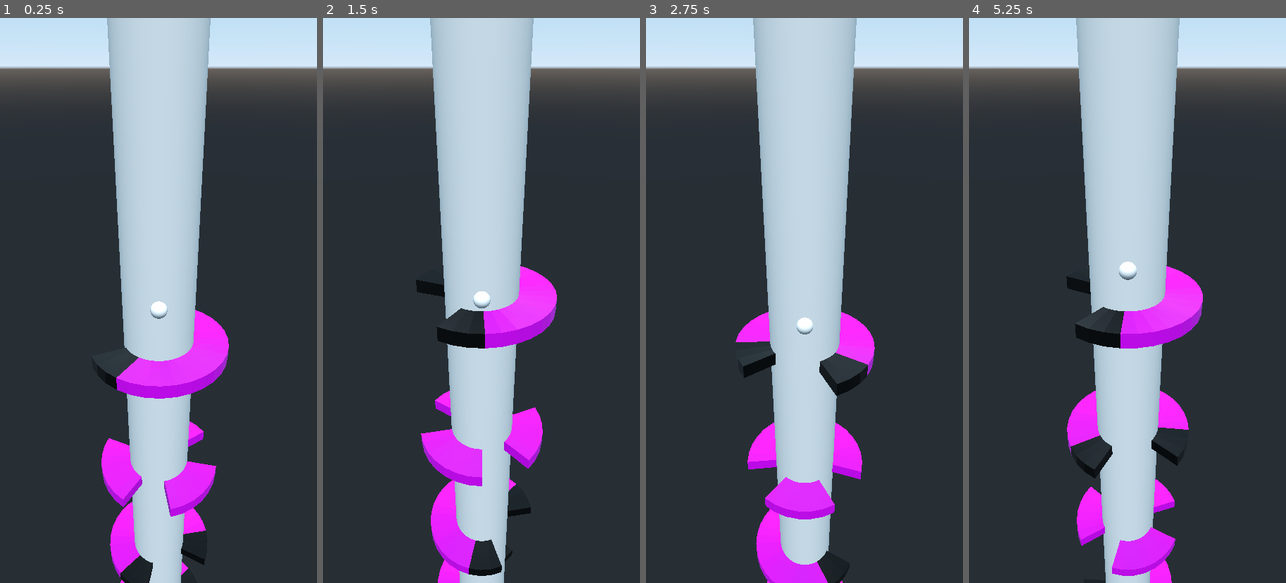
Above: before the commit, frames 1-4 (left to right).
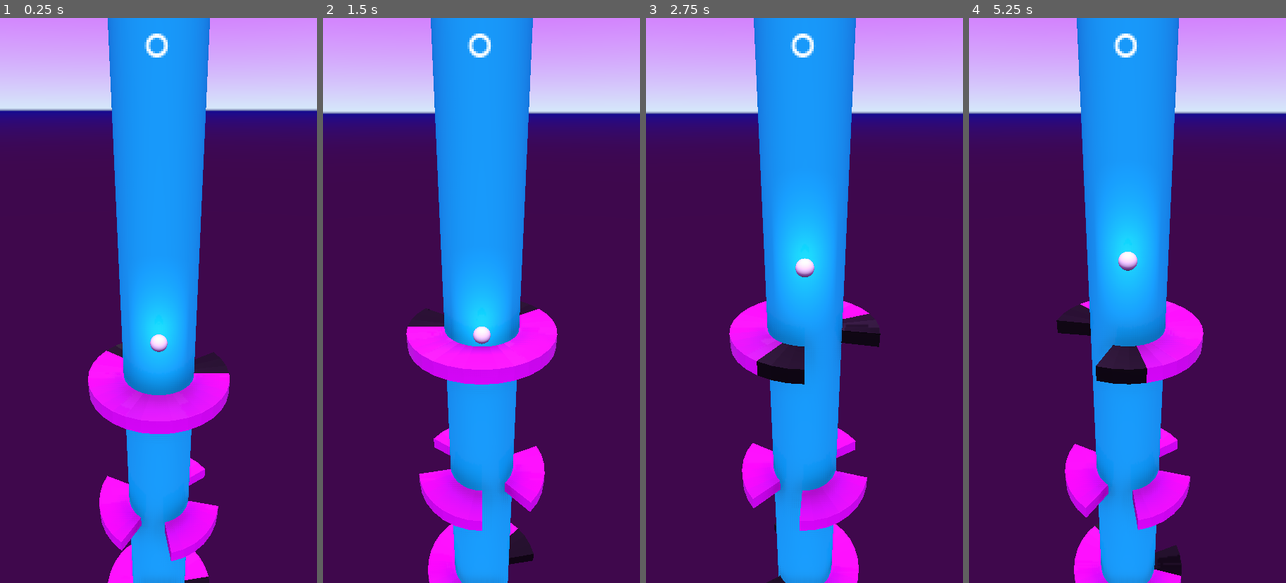
Above: after the commit, the same moments.

Repository: master172/Free-fall-clone
Game: Godot game, scene res://main/Main.tscn
Same seed, same stepped clock (60 frames per second), same inputs: the game is played once before the commit and once after it. The project has no main scene, so this scene is started directly.
Inputs (mouse positions are in pixels of both pictures, inside the frame that each line leads up to):
- Up to frame 1 (0.25 s): no input
- Up to frame 2 (1.5 s): move the mouse to (551, 272) at 0.52 s; hold Right (ui_right) 0.53-1.25 s; click (551, 272) at 0.67 s; drag from (418, 328) to (465, 413) at 1.27 s
- Up to frame 3 (2.75 s): move the mouse to (836, 176) at 2.02 s; hold Right (ui_right) from 2.03 s (still down)
- Up to frame 4 (5.25 s): release Right (ui_right) at 2.75 s; drag from (1111, 413) to (1032, 215) at 2.77 s; move the mouse to (1222, 385) at 3.52 s; hold Left (ui_left) 3.53-4.25 s; drag from (1032, 215) to (1079, 159) at 4.27 s; move the mouse to (1143, 300) at 5.02 s; hold Left (ui_left) from 5.03 s (still down); click (1143, 300) at 5.17 s

The runs differ from the first frame. In frame 1, 99% of the frame differs, in the area x 0-100%, y 0-100%; in frame 2, 100%; in frame 3, 99%; in frame 4, 100%.

Commit message:
High-score, Visuals and super_speed

Diff:
--- a/Bounce test/Bouncing ball.gd
+++ b/Bounce test/Bouncing ball.gd
@@ -10,10 +10,24 @@
 
 var prev_lowest = 0
 
+var super_speed = false
+
+var distance_to_super_speed = 60
+
+var prev_contact = 0
 signal spawn
 signal delete
 
+
 func _physics_process(delta):
+
+	if distance_to_super_speed <= 0:
+		super_speed = true
+
+	if self.translation.y <= prev_contact - 5:
+		distance_to_super_speed -= 3
+
+
 	if translation.y <= lowest:
 		lowest = translation.y
 
@@ -21,10 +35,24 @@
 		if prev_lowest -20 > lowest:
 			prev_lowest = lowest
 			emit_signal("spawn")
-			print("spawn")
+
+
+
 
 	var collision = move_and_collide(velocity * delta)
 	if collision:
+		var body = collision.get_collider()
+
+		if super_speed == false:
+			if body.is_in_group("Black"):
+				get_tree().reload_current_scene()
+		elif super_speed == true:
+			body.queue_free()
+			super_speed = false
+
+		distance_to_super_speed = 60
+		prev_contact = self.translation.y
+
 		first_collision = true
 		reflect = collision.remainder.bounce(collision.normal)
 		velocity = velocity.bounce(collision.normal)
@@ -38,8 +66,3 @@
 		velocity.y -= 9.8 * delta
 		velocity.y = clamp(velocity.y,-50,5)
 		move_and_slide(velocity)
-
-
-func _on_Area_body_entered(body:Node):
-	if body.is_in_group("Black"):
-		get_tree().reload_current_scene()
--- a/Bounce test/Bouncing ball.tscn
+++ b/Bounce test/Bouncing ball.tscn
@@ -1,13 +1,10 @@
-[gd_scene load_steps=5 format=2]
+[gd_scene load_steps=4 format=2]
 
 [ext_resource path="res://Bounce test/Bouncing ball.gd" type="Script" id=1]
 
 [sub_resource type="BoxShape" id=10]
 
 [sub_resource type="SphereMesh" id=8]
-
-[sub_resource type="BoxShape" id=11]
-extents = Vector3( 1.1, 1.1, 1.1 )
 
 [node name="Ball" type="KinematicBody" groups=["player"]]
 axis_lock_motion_x = true
@@ -21,10 +18,3 @@
 
 [node name="SoftBody" type="MeshInstance" parent="."]
 mesh = SubResource( 8 )
-
-[node name="Area" type="Area" parent="."]
-
-[node name="CollisionShape" type="CollisionShape" parent="Area"]
-shape = SubResource( 11 )
-
-[connection signal="body_entered" from="Area" to="." method="_on_Area_body_entered"]
--- a/autoload/Utils.gd
+++ /dev/null
@@ -1,13 +0,0 @@
-extends Node
-
-
-func _ready():
-	pass
-
-
-func get_Instancer():
-	return get_node("/root/Main/Pole/Spatial/Instancer")
-
-
-func _get_enemy_pole():
-	return get_node("/root/Main/Pole/Spatial")
--- a/library/Pole.tscn
+++ b/library/Pole.tscn
@@ -1,6 +1,9 @@
-[gd_scene load_steps=3 format=2]
+[gd_scene load_steps=4 format=2]
 
 [ext_resource path="res://library/Pole.gd" type="Script" id=1]
+
+[sub_resource type="SpatialMaterial" id=2]
+albedo_color = Color( 0, 0.811765, 1, 1 )
 
 [sub_resource type="CylinderMesh" id=1]
 
@@ -9,6 +12,7 @@
 
 [node name="MeshInstance" type="MeshInstance" parent="."]
 transform = Transform( 1, 0, 0, 0, 10, 0, 0, 0, 1, 0, 0, 0 )
+material_override = SubResource( 2 )
 mesh = SubResource( 1 )
 
 [node name="Spawn_positions" type="Spatial" parent="."]
--- a/library/assest_1.tscn
+++ b/library/assest_1.tscn
@@ -39,7 +39,7 @@
 [sub_resource type="ConcavePolygonShape" id=4]
 data = PoolVector3Array( -0.3827, -1, 0.9239, -0.5556, 1, 0.8315, -0.3827, 1, 0.9239, -0.3827, -1, 0.9239, -0.5556, -1, …(5705 unchanged characters)…
 
-[node name="assest_1" type="StaticBody"]
+[node name="assest_1" type="StaticBody" groups=["Obstacle"]]
 
 [node name="Cylinder" type="MeshInstance" parent="."]
 transform = Transform( 2, 0, 0, 0, 0.2, 0, 0, 0, 2, 0, 0, 0 )
--- a/library/assest_2.tscn
+++ b/library/assest_2.tscn
@@ -20,7 +20,7 @@
 [sub_resource type="ConcavePolygonShape" id=2]
 data = PoolVector3Array( 0, -1, -1, 0.1951, 1, -0.9808, 0, 1, -1, 0, -1, -1, 0.1951, -1, -0.9808, 0.1951, 1, -0.9808, 0 …(17031 unchanged characters)…
 
-[node name="assest_2" type="StaticBody"]
+[node name="assest_2" type="StaticBody" groups=["Obstacle"]]
 collision_layer = 3
 
 [node name="Cylinder" type="MeshInstance" parent="."]
--- a/main/Inf_pole.gd
+++ b/main/Inf_pole.gd
@@ -16,12 +16,14 @@
 onready var pole = preload("res://library/Pole.tscn")
 
 var num_pole_loaded = 2
+var score :int = 0
 
 var prev_lowest = 0
 
 onready var Top_pole = $MeshInstance
 onready var players_follower = $Follower
 onready var Player = $Player
+onready var score_label = get_node("%Score_Label")
 
 signal swiped(direction)
 signal swipe_cancelled(start_position)
@@ -75,9 +77,16 @@
 		first_pole_deleted = true
 
 func _physics_process(delta):
+	score_label.text = String(score)
 	if prev_lowest > Player.lowest:
 		prev_lowest = Player.lowest
 		players_follower.translation.y = Player.lowest + 5
 
 	if is_instance_valid(Top_pole):
 		Top_pole.rotation_degrees.y = $Pole.rotation_degrees.y
+
+
+func _on_Area_body_entered(body:Node):
+	if body.is_in_group("Obstacle"):
+		body.queue_free()
+		score += 1
--- a/main/Instancer.gd
+++ /dev/null
@@ -1,30 +0,0 @@
-extends Spatial
-
-const Asset_1 = preload("res://library/assest_1.tscn")
-const Asset_2 = preload("res://library/assest_2.tscn")
-
-var rng = RandomNumberGenerator.new()
-var rng2 = RandomNumberGenerator.new()
-func _ready():
-	pass
-
-
-func instance():
-	rng.randomize()
-	var rand_number = rng.randi_range(0,1)
-	if rand_number == 1:
-		var asset_1 = Asset_1.instance()
-		asset_1.translation = self.translation
-		rng2.randomize()
-		var rotat = rng.randf_range(0.0,360.0)
-		asset_1.rotation_degrees.y = rotat
-		var enemy_pole = Utils._get_enemy_pole()
-		enemy_pole.add_child(asset_1)
-	elif rand_number == 0:
-		var asset_2 = Asset_2.instance()
-		asset_2.translation = self.translation
-		rng2.randomize()
-		var rotat = rng.randf_range(0.0,360.0)
-		asset_2.rotation_degrees.y = rotat
-		var enemy_pole = Utils._get_enemy_pole()
-		enemy_pole.add_child(asset_2)
--- a/main/Main.tscn
+++ b/main/Main.tscn
@@ -1,16 +1,44 @@
-[gd_scene load_steps=8 format=2]
+[gd_scene load_steps=14 format=2]
 
 [ext_resource path="res://Bounce test/Bouncing ball.tscn" type="PackedScene" id=1]
 [ext_resource path="res://main/Rot_helper.gd" type="Script" id=2]
 [ext_resource path="res://main/Inf_pole.gd" type="Script" id=3]
 [ext_resource path="res://library/Pole.tscn" type="PackedScene" id=4]
 [ext_resource path="res://library/assest_1.tscn" type="PackedScene" id=5]
+[ext_resource path="res://assests/Organo font/Organo.ttf" type="DynamicFontData" id=6]
 
 [sub_resource type="RectangleShape2D" id=3]
 custom_solver_bias = 1.0
 extents = Vector2( 240, 427 )
 
+[sub_resource type="DynamicFont" id=9]
+font_data = ExtResource( 6 )
+
+[sub_resource type="SpatialMaterial" id=6]
+albedo_color = Color( 0, 0.811765, 1, 1 )
+
 [sub_resource type="CylinderMesh" id=4]
+
+[sub_resource type="BoxShape" id=8]
+extents = Vector3( 6.07171, 1, 5.66777 )
+
+[sub_resource type="ProceduralSky" id=7]
+sky_top_color = Color( 0.827451, 0, 1, 1 )
+ground_bottom_color = Color( 0.247059, 0.0352941, 0.301961, 1 )
+ground_horizon_color = Color( 0.0352941, 0.0431373, 0.588235, 1 )
+
+[sub_resource type="Environment" id=5]
+background_mode = 2
+background_sky = SubResource( 7 )
+background_color = Color( 0.0313726, 0, 1, 1 )
+ambient_light_color = Color( 1, 1, 1, 1 )
+ss_reflections_enabled = true
+ssao_enabled = true
+ssao_radius = 2.38
+ssao_intensity = 2.35
+dof_blur_far_quality = 2
+adjustment_brightness = 1.09
+adjustment_saturation = 0.83
 
 [node name="Main" type="Spatial"]
 script = ExtResource( 3 )
@@ -24,9 +52,6 @@
 [node name="Pole2" parent="Pole" instance=ExtResource( 4 )]
 transform = Transform( 1, 0, -2.98023e-08, 0, 1, 0, 2.98023e-08, 0, 1, 0, -20, 0 )
 
-[node name="DirectionalLight" type="DirectionalLight" parent="."]
-transform = Transform( 1, 0, 0, 0, 0.333132, 0.94288, 0, -0.94288, 0.333132, 0, -9.24016, 9 )
-
 [node name="Timer" type="Timer" parent="."]
 one_shot = true
 
@@ -37,16 +62,27 @@
 [node name="TouchScreenButton" type="TouchScreenButton" parent="Control"]
 shape = SubResource( 3 )
 
+[node name="Score_Label" type="Label" parent="Control"]
+unique_name_in_owner = true
+margin_left = 176.0
+margin_top = 24.0
+margin_right = 216.0
+margin_bottom = 40.0
+rect_scale = Vector2( 3, 3 )
+custom_fonts/font = SubResource( 9 )
+align = 1
+
 [node name="Debug_camera" type="Camera" parent="."]
 transform = Transform( 1, 0, 0, 0, 1, 0, 0, 0, 1, 0, 0, 20.562 )
 far = 8192.0
 
 [node name="MeshInstance" type="MeshInstance" parent="."]
 transform = Transform( 1, 0, 0, 0, 10, 0, 0, 0, 1, 0, 7.30604, 0 )
+material_override = SubResource( 6 )
 mesh = SubResource( 4 )
 
 [node name="assest_1" parent="MeshInstance" instance=ExtResource( 5 )]
-transform = Transform( 1, 0, 0, 0, 0.1, 0, 0, 0, 1, 0, -1, 0 )
+transform = Transform( -0.0483442, 0, -0.998831, 0, 0.1, 0, 0.998831, 0, -0.0483442, 0, -1, 0 )
 
 [node name="InterpolatedCamera" type="InterpolatedCamera" parent="."]
 transform = Transform( 1, 0, 0, 0, 0.866025, 0.5, 0, -0.5, 0.866025, 0, 1.00409, 9.5 )
@@ -58,12 +94,36 @@
 process_mode = 0
 
 [node name="Follower" type="Position3D" parent="."]
-transform = Transform( 1, 0, 0, 0, 0.866026, 0.5, 0, -0.5, 0.866026, 0, 1.00409, 9.5 )
+transform = Transform( 1, 0, 0, 0, 0.906308, 0.422618, 0, -0.422618, 0.906308, 0, 1.00409, 9.5 )
+
+[node name="Area" type="Area" parent="Follower"]
+
+[node name="CollisionShape" type="CollisionShape" parent="Follower/Area"]
+transform = Transform( 1, 0, 0, 0, 0.906308, -0.422618, 0, 0.422618, 0.906308, 0, 4.14828, -8.33717 )
+shape = SubResource( 8 )
 
 [node name="Player" parent="." instance=ExtResource( 1 )]
 transform = Transform( 0.2, 0, 0, 0, 0.2, 0, 0, 0, 0.2, 0, 0.00409162, 1.5 )
 
+[node name="DirectionalLight" type="DirectionalLight" parent="Player"]
+transform = Transform( 5, 0, 0, 0, 2.09528, 4.5398, 0, -4.5398, 2.09528, 0, 12.8759, 26.1229 )
+light_specular = 0.665
+light_bake_mode = 2
+directional_shadow_blend_splits = true
+directional_shadow_max_distance = 94.5
+
+[node name="OmniLight" type="OmniLight" parent="Player"]
+omni_range = 2.0258
+
+[node name="GIProbe" type="GIProbe" parent="Player"]
+transform = Transform( 5, 0, 0, 0, 5, 0, 0, 0, 5, 0, -0.0204581, -7.5 )
+extents = Vector3( 11.397, 11.6215, 11.9421 )
+
+[node name="WorldEnvironment" type="WorldEnvironment" parent="."]
+environment = SubResource( 5 )
+
 [connection signal="timeout" from="Timer" to="." method="_on_Timer_timeout"]
 [connection signal="pressed" from="Control/TouchScreenButton" to="Pole" method="_on_TouchScreenButton_pressed"]
 [connection signal="released" from="Control/TouchScreenButton" to="Pole" method="_on_TouchScreenButton_released"]
+[connection signal="body_entered" from="Follower/Area" to="." method="_on_Area_body_entered"]
 [connection signal="spawn" from="Player" to="." method="_on_Player_spawn"]
--- a/main/Rot_helper.gd
+++ b/main/Rot_helper.gd
@@ -15,9 +15,9 @@
 
 
 	if Input.is_action_pressed("ui_left"):
+		self.rotation_degrees.y += rot_speed
+	elif Input.is_action_pressed("ui_right"):
 		self.rotation_degrees.y -= rot_speed
-	elif Input.is_action_pressed("ui_right"):
-		self.rotation_degrees.y += rot_speed
 	else:
 		self.rotation_degrees.y = rotation_degrees.y
 
--- a/project.godot
+++ b/project.godot
@@ -13,21 +13,18 @@
 config/name="Free fall clone"
 config/icon="res://icon.png"
 
-[autoload]
-
-Utils="*res://autoload/Utils.gd"
-
 [display]
 
 window/size/width=480
 window/size/height=854
 window/dpi/allow_hidpi=true
+window/vsync/use_vsync=false
 window/stretch/mode="2d"
 window/stretch/aspect="keep"
 
 [editor_plugins]
 
-enabled=PoolStringArray( "res://addons/jigglebones/plugin.cfg" )
+enabled=PoolStringArray(  )
 
 [input_devices]
 
@@ -40,4 +37,6 @@
 
 [rendering]
 
+threads/thread_model=2
+threads/thread_safe_bvh=true
 environment/default_environment="res://default_env.tres"
Binary file added: assests/Organo font/Organo-poster.png
Not shown, added: assests/Organo font/Organo-poster.png.import
Binary file added: assests/Organo font/Organo.ttf
Not shown, added: assests/Organo font/Terms.txt
